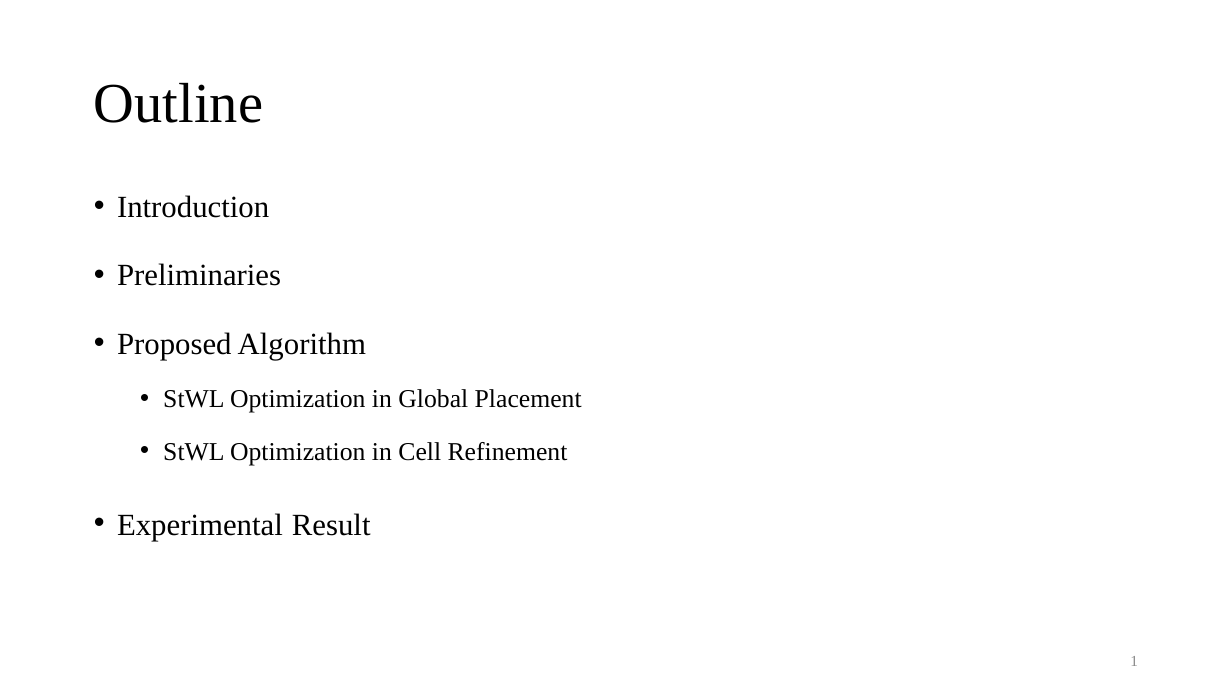
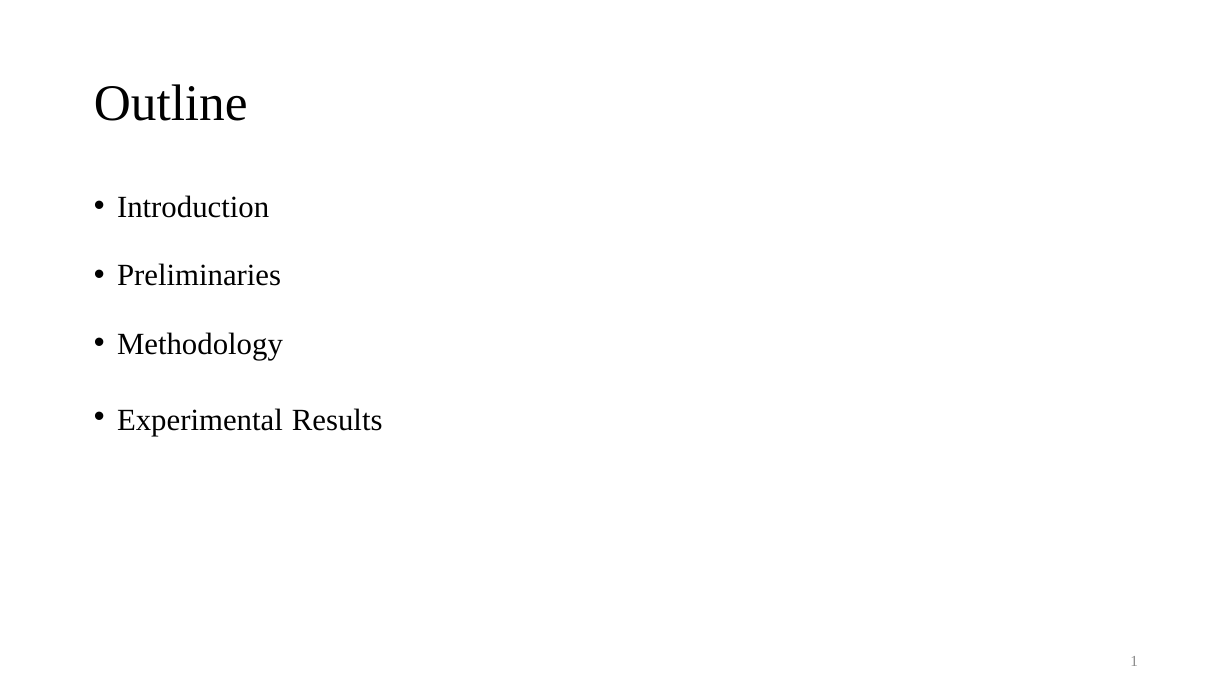
Before and after one commit to Pacific-Feng-Studuies/Studied-Papers, a slide deck: slide 2 of GM/powerplan/Power Sub-Mesh Construction in Multiple Power Domain Design/Power Sub-Mesh Construction in Multiple Power Domain Design.pptx. Drawn at 1232x693 pixels with LibreOffice and Linux fonts; fonts in the diff are those of the drawing. Boxes give left, top, right and bottom in pixels: in the first picture for what was removed or moved away, otherwise in the second. Text is boxed around its words. In the diff, an @@ line names an element or a change of style, - is before the commit and + after.

```diff
--- a/GM/powerplan/Power Sub-Mesh Construction in Multiple Power Domain Design/Power Sub-Mesh Construction in Multiple Power Domain Design.pptx
+++ b/GM/powerplan/Power Sub-Mesh Construction in Multiple Power Domain Design/Power Sub-Mesh Construction in Multiple Power Domain Design.pptx
@@ title "Outline" at bbox=[94, 84, 248, 121]: size 44 to 40 pt @@
@@ text at bbox=[117, 332, 383, 436]: text changed; size 20 to 24 pt @@
-• Proposed Algorithm
-  • StWL Optimization in Global Placement
-  • StWL Optimization in Cell Refinement
-• Experimental Result
+• Methodology
+• Experimental Results
```
Also in this commit, not shown: 3 other slides changed, 23 slides added, 1 slide removed.
